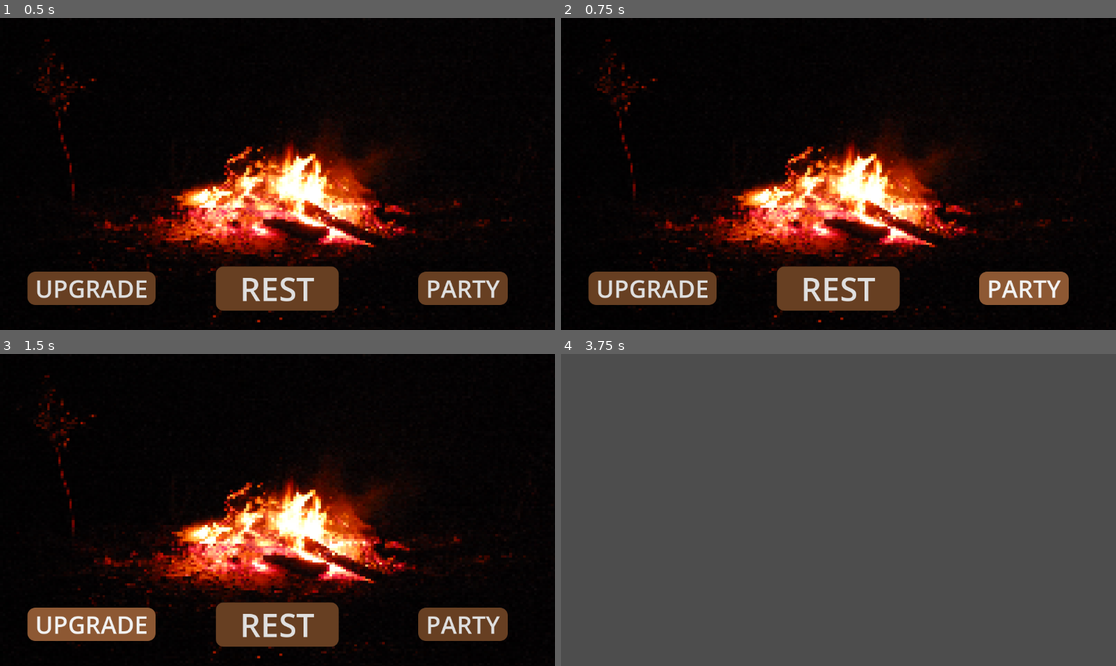
Above: before the commit, frames 1-4 (two rows, left to right).
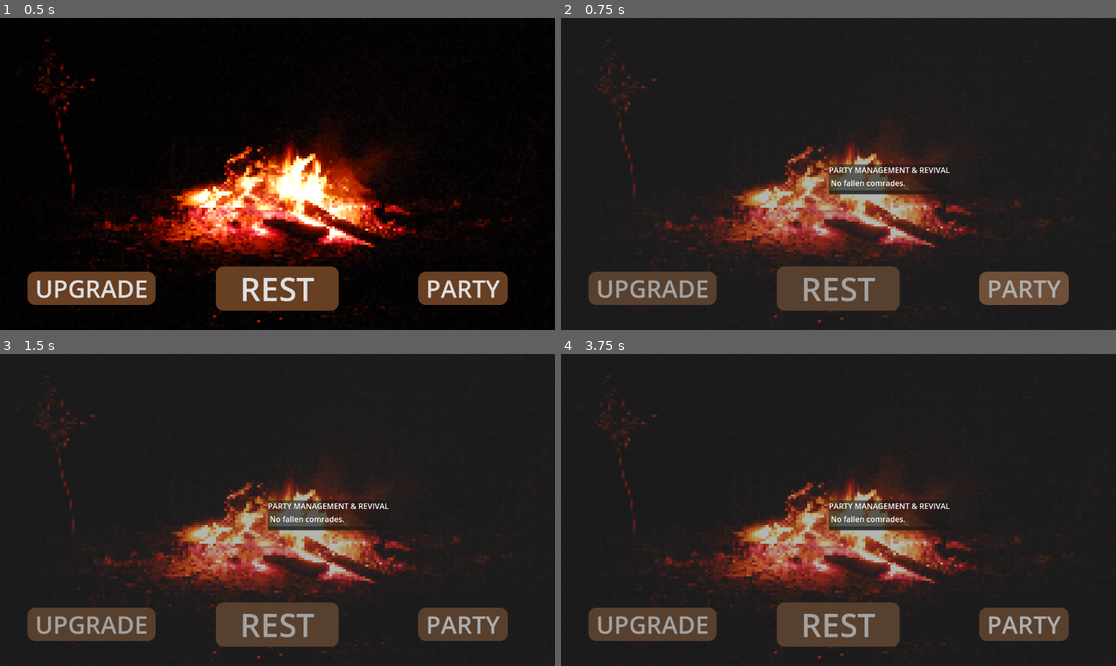
Above: after the commit, the same moments.

Repository: mjura1/gamejam-2025
Game: Godot game, scene res://Scenes/Map/campfire.tscn
Same seed, same stepped clock (60 frames per second), same inputs: the game is played once before the commit and once after it. This scene is started directly instead of the project's main scene.
Inputs:
- Up to frame 1 (0.5 s): no input
- Up to frame 2 (0.75 s): click "PARTY" at 0.5 s
- Up to frame 3 (1.5 s): click "UPGRADE" at 1.25 s
- Up to frame 4 (3.75 s): click "REST" at 2 s; click "UPGRADE" at 2.75 s; click "BACK" (after the commit: "REST") at 3.5 s

Frame 1 is identical in both runs. In frame 2, 76% of the frame differs, in the area x 0-100%, y 0-100%; in frame 3, 76%; in frame 4, 99%.
Error before the commit: Invalid access to property or key 'name' on a base object of type 'Nil'. (res://Scripts/Map/GameFlow.gd:90)

Commit message:
Added 2 party menus
menu 1 is in the battle mode, havent tested if it works, but there are no errors when i run it

menu 2 is the menu i added in campfire, have tested, works, have to change layout tho, cuz just made it so it works

Diff:
--- /dev/null
+++ b/team-berry-game/CharacterIcon.gd
@@ -0,0 +1,37 @@
+# res://Scenes/UI/CharacterIcon.gd
+extends VBoxContainer
+
+signal clicked_character(character_node)
+
+var character_ref: BaseCharacter
+
+# Uporabljamo get_node("ImeVozlisca") namesto $ImeVozlisca za večjo robustnost pri dinamičnem inštanciranju.
+@onready var texture_rect = get_node("TextureRect")
+@onready var status_label = get_node("Status")
+
+func set_character_data(character: BaseCharacter):
+	character_ref = character
+
+	#texture_rect.texture = character.icon_texture # Uporabite ikono figure (odkomentirajte, ko imate teksture)
+	name = "Icon_" + character.name
+
+	update_status_display() # Kličemo posodobitev
+
+func update_status_display():
+	# KRITIČNO: Vedno preverimo, ali vozlišče obstaja, preden ga uporabimo.
+	if not is_instance_valid(status_label):
+		push_error("Kritična napaka: Vozlišče 'Status' ni najdeno v sceni!")
+		return
+
+	# Pisanje na label je sedaj varno
+	if is_instance_valid(character_ref):
+		# Prikaže ime figure, kar je vaš "Status"
+		status_label.text = character_ref.name
+	else:
+		status_label.text = "OK"
+
+# Obravnavanje klika miške na to ikono
+func _gui_input(event):
+	if event is InputEventMouseButton and event.pressed and event.button_index == MOUSE_BUTTON_LEFT:
+		emit_signal("clicked_character", character_ref)
+		get_viewport().set_input_as_handled()
--- /dev/null
+++ b/team-berry-game/Scenes/Menu/CampfirePartyPanel.gd
@@ -0,0 +1,142 @@
+# res://Scripts/UI/CampfirePartyScreen.gd
+extends CanvasLayer # Koren CampfirePartyPanel je CanvasLayer
+
+const CHARACTER_ICON_SCENE = preload("res://Scenes/Menu/character_icon.tscn") # Predpostavimo, da je pot pravilna
+# Če želite prikazati gumb 'Revive', morda potrebujete tudi posebno sceno za padlo figuro!
+
+# ===============================================
+# 1. REFERENCE NA VOZLIŠČA
+# ===============================================
+
+@onready var player_manager = get_node("/root/PlayerManager")
+
+# POPRAVLJENE POTI glede na vašo hierarhijo CampfirePartyPanel:
+@onready var active_party_container = $CenterContainer/Panel/MainVBox/HLayout/ActiveParty
+@onready var dead_party_container = $CenterContainer/Panel/MainVBox/HLayout/DeadParty
+@onready var close_button = $CenterContainer/Panel/MainVBox/CloseButton
+@onready var title_label = $CenterContainer/Panel/MainVBox/Title # Za naslov
+
+# ===============================================
+# 2. GODOT FUNKCIJE
+# ===============================================
+
+func _ready():
+	if is_instance_valid(title_label):
+		title_label.text = "PARTY MANAGEMENT & REVIVAL"
+
+	# Inicialni izris ob zagonu
+	update_all_displays()
+
+	# Povezava za zapiranje
+	close_button.pressed.connect(close_menu)
+
+# Ta funkcija omogoča zapiranje menija z ESC tipko
+func _input(event):
+	if event.is_action_pressed("ui_cancel"): # "ui_cancel" je privzeta akcija za ESC
+		close_menu()
+
+func update_all_displays():
+	update_active_party_display()
+	update_dead_party_display()
+
+# ===============================================
+# 3. PRIKAZ AKTIVNE EKIPE (Za statistiko/opremo)
+# ===============================================
+
+func update_active_party_display():
+	# Počistimo prejšnje ikone
+	for child in active_party_container.get_children():
+		child.queue_free()
+
+	# Za vsako aktivno figuro ustvarimo ikono
+	for character in player_manager.active_party:
+		if is_instance_valid(character):
+			var icon_panel = CHARACTER_ICON_SCENE.instantiate()
+			icon_panel.set_character_data(character)
+
+			# Odstranimo signal za klik iz bitke, saj tukaj ni potreben
+			# icon_panel.disconnect("clicked_character", ...)
+
+			active_party_container.add_child(icon_panel)
+
+# ===============================================
+# 4. PRIKAZ PADLIH (Za oživljanje)
+# ===============================================
+
+func update_dead_party_display():
+	# Počistimo prejšnje elemente
+	for child in dead_party_container.get_children():
+		child.queue_free()
+
+	# Prikažemo Label, če ni mrtvih
+	if player_manager.dead_party.is_empty():
+		var empty_label = Label.new()
+		empty_label.text = "No fallen comrades."
+		dead_party_container.add_child(empty_label)
+		return
+
+	# Za vsakega padlega ustvarimo vmesnik za oživitev
+	for char_name in player_manager.dead_party:
+		var data = player_manager.dead_party[char_name]
+
+		# Ustvarimo kontejner za ime in gumb
+		var revive_container = HBoxContainer.new()
+
+		var name_label = Label.new()
+		name_label.text = "%s (Cost: %d Food)" % [data.name, data.revive_cost]
+		name_label.size_flags_horizontal = Control.SIZE_EXPAND
+		revive_container.add_child(name_label)
+
+		var revive_button = Button.new()
+		revive_button.text = "Revive"
+		revive_button.disabled = player_manager.food < data.revive_cost
+		revive_container.add_child(revive_button)
+
+		# Povezava: Ko je gumb pritisnjen, se sproži poskus oživitve
+		revive_button.pressed.connect(func():
+			try_revive_character(char_name, data.revive_cost))
+
+		dead_party_container.add_child(revive_container)
+
+# ===============================================
+# 5. LOGIKA OŽIVLJANJA
+# ===============================================
+
+func try_revive_character(character_name: String, cost: int):
+
+	if player_manager.food >= cost:
+		# Poraba virov in klic funkcije za oživitev v PlayerManager
+		player_manager.food -= cost
+		var success = player_manager.revive_character(character_name)
+
+		if success:
+			print("Oživljen lik: %s. Preostala hrana: %d" % [character_name, player_manager.food])
+
+			# POSODOBIMO UI ob uspehu
+			update_all_displays()
+
+			# TODO: Dodajte klic za posodobitev vseh Campfire UI elementov,
+			# ki prikazujejo vire (npr. label za Food na glavnem Campfire zaslonu).
+		else:
+			# PlayerManager je vrnil napako (npr. napačna pot do scene)
+			print("Oživitev ni uspela zaradi napake v PlayerManagerju.")
+
+	else:
+		print("Ni dovolj virov (Food) za oživitev %s. Potrebnih: %d, Imate: %d"
+			  % [character_name, cost, player_manager.food])
+		# TODO: Prikaži vizualno opozorilo igralcu
+
+# ===============================================
+# 6. ZAPIRANJE
+# ===============================================
+
+func close_menu():
+	# 1. Poiščemo Campfire krmilnik (predpostavimo, da je Campfire root)
+	var menu_controller = get_tree().root.find_child("MenuController", true, false)
+
+	# 2. Če ga najdemo, mu omogočimo interakcijo z miško
+	if is_instance_valid(menu_controller):
+		# Ta MOUSE_FILTER_PASS omogoči, da se Campfire gumbi ponovno aktivirajo
+		menu_controller.mouse_filter = Control.MOUSE_FILTER_PASS
+
+	queue_free() # Uniči Party Screen
--- /dev/null
+++ b/team-berry-game/Scenes/Menu/CampfirePartyPanel.tscn
@@ -0,0 +1,51 @@
+[gd_scene load_steps=2 format=3 uid="uid://ddon7t0ionnr7"]
+
+[ext_resource type="Script" uid="uid://bxeqm8lnxgobu" path="res://Scenes/Menu/CampfirePartyPanel.gd" id="1_ceq58"]
+
+[node name="CampfirePartyPanel" type="CanvasLayer"]
+script = ExtResource("1_ceq58")
+
+[node name="Overlay" type="ColorRect" parent="."]
+anchors_preset = 15
+anchor_right = 1.0
+anchor_bottom = 1.0
+grow_horizontal = 2
+grow_vertical = 2
+color = Color(0.25882354, 0.25882354, 0.25882354, 0.39215687)
+
+[node name="CenterContainer" type="Control" parent="."]
+layout_mode = 3
+anchors_preset = 8
+anchor_left = 0.5
+anchor_top = 0.5
+anchor_right = 0.5
+anchor_bottom = 0.5
+offset_left = -20.0
+offset_top = -20.0
+offset_right = 20.0
+offset_bottom = 20.0
+grow_horizontal = 2
+grow_vertical = 2
+
+[node name="Panel" type="PanelContainer" parent="CenterContainer"]
+layout_mode = 0
+offset_right = 40.0
+offset_bottom = 40.0
+
+[node name="MainVBox" type="VBoxContainer" parent="CenterContainer/Panel"]
+layout_mode = 2
+
+[node name="Title" type="Label" parent="CenterContainer/Panel/MainVBox"]
+layout_mode = 2
+
+[node name="HLayout" type="HBoxContainer" parent="CenterContainer/Panel/MainVBox"]
+layout_mode = 2
+
+[node name="ActiveParty" type="VBoxContainer" parent="CenterContainer/Panel/MainVBox/HLayout"]
+layout_mode = 2
+
+[node name="DeadParty" type="VBoxContainer" parent="CenterContainer/Panel/MainVBox/HLayout"]
+layout_mode = 2
+
+[node name="CloseButton" type="Button" parent="CenterContainer/Panel/MainVBox"]
+layout_mode = 2
--- /dev/null
+++ b/team-berry-game/Scenes/Menu/PartyPanel.tscn
@@ -0,0 +1,15 @@
+[gd_scene load_steps=2 format=3 uid="uid://cbtijv3c7nihu"]
+
+[ext_resource type="Script" uid="uid://du5k1g86ylfgx" path="res://Scripts/Menu/PartyPanel.gd" id="1_sc10b"]
+
+[node name="PartyScreen" type="Control"]
+layout_mode = 3
+anchors_preset = 0
+offset_right = 40.0
+offset_bottom = 40.0
+script = ExtResource("1_sc10b")
+
+[node name="HBoxContainer" type="HBoxContainer" parent="."]
+layout_mode = 0
+offset_right = 40.0
+offset_bottom = 40.0
--- a/team-berry-game/Scenes/campfire.tscn
+++ b/team-berry-game/Scenes/Menu/campfire.tscn
@@ -1,10 +1,10 @@
 [gd_scene load_steps=8 format=3 uid="uid://c6n5dbc7fltxg"]
 
-[ext_resource type="Texture2D" uid="uid://cvpsmxouknw5q" path="res://Assets/Campfire/image.png" id="1_kfptp"]
-[ext_resource type="Script" uid="uid://c78wuf2s7h847" path="res://Scripts/Map/campfire.gd" id="1_qcxes"]
+[ext_resource type="Script" uid="uid://c78wuf2s7h847" path="res://Scripts/Map/campfire.gd" id="1_hish7"]
+[ext_resource type="Texture2D" uid="uid://cvpsmxouknw5q" path="res://Assets/Campfire/image.png" id="2_ygsxf"]
 
 [sub_resource type="StyleBoxTexture" id="StyleBoxTexture_qcxes"]
-texture = ExtResource("1_kfptp")
+texture = ExtResource("2_ygsxf")
 
 [sub_resource type="StyleBoxFlat" id="StyleBoxFlat_kfptp"]
 content_margin_left = 16.0
--- /dev/null
+++ b/team-berry-game/Scenes/Menu/character_icon.tscn
@@ -0,0 +1,14 @@
+[gd_scene load_steps=2 format=3 uid="uid://bqdfi4c28sk75"]
+
+[ext_resource type="Script" uid="uid://oo6vt5t3dqhq" path="res://CharacterIcon.gd" id="1_gxwhu"]
+
+[node name="CharacterIcon" type="VBoxContainer"]
+offset_right = 40.0
+offset_bottom = 40.0
+script = ExtResource("1_gxwhu")
+
+[node name="TextureRect" type="TextureRect" parent="."]
+layout_mode = 2
+
+[node name="Status" type="Label" parent="."]
+layout_mode = 2
--- a/team-berry-game/Scenes/node.tscn
+++ b/team-berry-game/Scenes/node.tscn
@@ -9,9 +9,10 @@
 [ext_resource type="PackedScene" uid="uid://dmr1bg7evbu54" path="res://Scenes/CharacterPiecesNodes/Ally/knight.tscn" id="7_vixca"]
 [ext_resource type="PackedScene" uid="uid://c81pvaf1rewmd" path="res://Scenes/CharacterPiecesNodes/Ally/rook.tscn" id="8_3fd10"]
 [ext_resource type="PackedScene" uid="uid://xineak3b25qd" path="res://Scenes/CharacterPiecesNodes/Ally/pawn.tscn" id="9_63ye5"]
-[ext_resource type="Script" uid="uid://bo8wupstu0hfb" path="res://Scenes/move_highlighter.gd" id="10_6e2d7"]
+[ext_resource type="Script" uid="uid://bo8wupstu0hfb" path="res://Scripts/TileMap/move_highlighter.gd" id="10_6e2d7"]
 [ext_resource type="PackedScene" uid="uid://v5hjm232cawo" path="res://Scenes/CharacterPiecesNodes/Enemy/enemy_bishop.tscn" id="11_tjbu5"]
 [ext_resource type="PackedScene" uid="uid://gexf8t8dh7sm" path="res://Battle/battle_controller.tscn" id="12_nivui"]
+[ext_resource type="PackedScene" uid="uid://cbtijv3c7nihu" path="res://Scenes/Menu/PartyPanel.tscn" id="13_3qyq8"]
 
 [sub_resource type="TileSetAtlasSource" id="TileSetAtlasSource_112p8"]
 texture = ExtResource("2_2itt3")
@@ -433,3 +434,5 @@
 
 [node name="EnemyBishop2" parent="." instance=ExtResource("11_tjbu5")]
 position = Vector2(214, 49)
+
+[node name="PartyScreen" parent="." instance=ExtResource("13_3qyq8")]
--- a/team-berry-game/Scripts/Map/campfire.gd
+++ b/team-berry-game/Scripts/Map/campfire.gd
@@ -17,6 +17,8 @@
 @onready var upgrade_button = $HBoxContainer/Ugrade
 @onready var party_button = $HBoxContainer/Party
 @onready var rest_and_back_button = $HBoxContainer/RestAndBack
+
+const PARTY_SCREEN_SCENE = preload("res://Scenes/Menu/CampfirePartyPanel.tscn")
 
 # ===============================================
 # 2. GODOT FUNKCIJE
@@ -65,8 +67,26 @@
 # Funkcija za gumb 'PARTY'
 func _on_party_pressed() -> void:
 	print("Odpiram meni za pregled in menjavo partyja.")
-	# Tukaj vstavite kodo za odpiranje/prikaz Party menija.
 
+	# 1. Preverimo, ali smo že v tej sceni (za preprečitev večkratnega klika)
+	if get_tree().root.find_child("PartyScreenNode", true, false):
+		print("Party Screen je že odprt.")
+		return
+
+	# 2. Inicializiramo Party Screen
+	var party_screen_instance = PARTY_SCREEN_SCENE.instantiate()
+
+	# 3. Dodamo ga v Root, da se prikaže čez celotno Campfire sceno
+	get_tree().root.add_child(party_screen_instance)
+
+	# 4. (NEOBVEZNO) Dodamo skripto za zapiranje
+	if is_instance_valid(party_screen_instance) and not party_screen_instance.has_method("handle_input"):
+		# To je preprost način za zapiranje menija z ESC
+		party_screen_instance.set_process_input(true)
+		party_screen_instance.connect("ready", func(): party_screen_instance.name = "PartyScreenNode")
+
+	# Izklopimo interakcijo z glavnim Campfire menijem, dokler je Party Screen odprt
+	self.mouse_filter = Control.MOUSE_FILTER_STOP
 
 # ===============================================
 # 4. POMOŽNE FUNKCIJE (Helpsers)
--- /dev/null
+++ b/team-berry-game/Scripts/Menu/PartyPanel.gd
@@ -0,0 +1,38 @@
+# res://Scripts/UI/PartyPanel.gd
+extends Control
+
+const CHARACTER_ICON_SCENE = preload("res://Scenes/Menu/character_icon.tscn")
+
+@onready var hbox_container = $HBoxContainer
+@onready var player_manager = get_node("/root/PlayerManager")
+
+func _ready():
+	# Kličemo posodobitev ob zagonu in predpostavimo, da je PlayerManager že napolnjen
+	update_party_display()
+
+func update_party_display():
+	# Počistimo prejšnje ikone
+	for child in hbox_container.get_children():
+		child.queue_free()
+
+	# Izrišemo ikone na podlagi aktivne ekipe
+	for character in player_manager.active_party:
+		if is_instance_valid(character):
+			var icon_panel = CHARACTER_ICON_SCENE.instantiate()
+
+			icon_panel.set_character_data(character)
+			hbox_container.add_child(icon_panel)
+
+			# Povezava signala za klik na ikono
+			icon_panel.connect("clicked_character", on_character_icon_clicked)
+
+# Funkcija za obravnavo klika, ki preusmeri v map_behaviour za dejansko izbiro
+func on_character_icon_clicked(character_node):
+	print("Party Panel: Kliknjena figura: %s" % character_node.name)
+
+	# Pridobimo referenco na krmilnik interakcij
+	var map_behaviour = get_node("/root/Node/MapBehaviour")
+
+	if is_instance_valid(map_behaviour):
+		# Kličemo novo funkcijo za izbiro figure preko UI
+		map_behaviour.select_character_via_ui(character_node)
Not shown, added: team-berry-game/CharacterIcon.gd.uid
Not shown, added: team-berry-game/Scenes/Menu/CampfirePartyPanel.gd.uid
Not shown: 1 places in team-berry-game/Scenes/Menu/campfire.tscn that only renumber resources
Renamed: team-berry-game/Scenes/main_menu.tscn -> team-berry-game/Scenes/Menu/main_menu.tscn
Renamed: team-berry-game/Scenes/pause_menu.tscn -> team-berry-game/Scenes/Menu/pause_menu.tscn
Not shown: 1 places in team-berry-game/Scenes/node.tscn that only renumber resources
Not shown, added: team-berry-game/Scripts/Menu/PartyPanel.gd.uid
Renamed: team-berry-game/Scenes/move_highlighter.gd -> team-berry-game/Scripts/TileMap/move_highlighter.gd
Renamed: team-berry-game/Scenes/move_highlighter.gd.uid -> team-berry-game/Scripts/TileMap/move_highlighter.gd.uid
